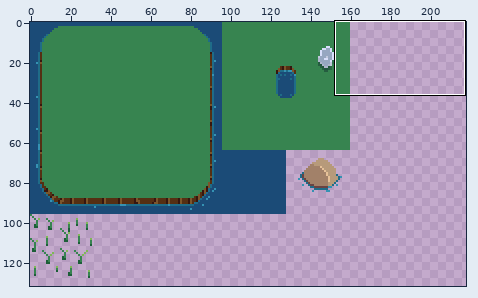
One commit to this pixel-art file: Learn Professional Pixel Art & Animation for Games/s6-38.aseprite. The first picture is a wide view before the edit; the outline marks the close-up.
Close-up. Before:
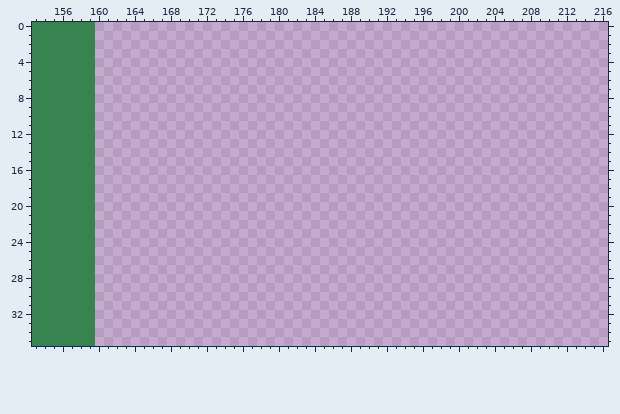
352x352 pixels, 1 frame. Shown: x 153..216, y 0..35. The wide view leaves out empty margins.
Now the later version:
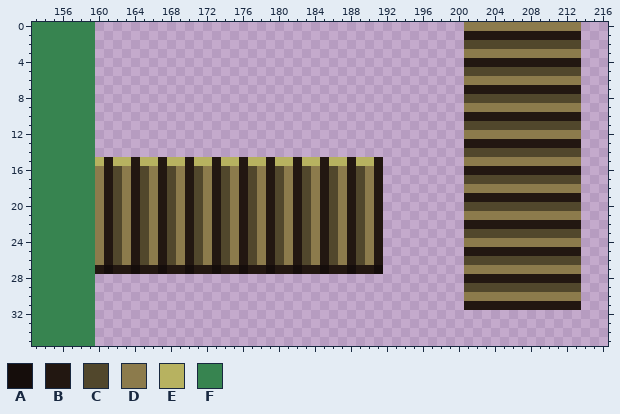
Palette (. is transparent): A #150d0b  B #221711  C #51472c  D #8c7b4c  E #b7b260  F #378450
Changes in this commit:
layer "Layer 9" added
layer "Layer 9 Copy" added
Layers "Layer 9 Copy", "Layer 9":
y 0: x 201..213 ............. -> DDDDDDDDDDDDD
y 1: x 201..213 ............. -> BBBBBBBBBBBBB
y 2: x 201..213 ............. -> CCCCCCCCCCCCC
y 3: x 201..213 ............. -> DDDDDDDDDDDDD
y 4: x 201..213 ............. -> BBBBBBBBBBBBB
y 5: x 201..213 ............. -> CCCCCCCCCCCCC
y 6: x 201..213 ............. -> DDDDDDDDDDDDD
y 7: x 201..213 ............. -> BBBBBBBBBBBBB
y 8: x 201..213 ............. -> CCCCCCCCCCCCC
y 9: x 201..213 ............. -> DDDDDDDDDDDDD
y 10: x 201..213 ............. -> BBBBBBBBBBBBB
y 11: x 201..213 ............. -> CCCCCCCCCCCCC
y 12: x 201..213 ............. -> DDDDDDDDDDDDD
y 13: x 201..213 ............. -> BBBBBBBBBBBBB
y 14: x 201..213 ............. -> CCCCCCCCCCCCC
y 15: x 160..191 ................................ -> EBEEBEEBEEBEEBEEBEEBEEBEEBEEBEEB; x 201..213 ............. -> DDDDDDDDDDDDD
y 16: x 160..191 ................................ -> DBCDBCDBCDBCDBCDBCDBCDBCDBCDBCDB; x 201..213 ............. -> BBBBBBBBBBBBB
y 17: x 160..191 ................................ -> DBCDBCDBCDBCDBCDBCDBCDBCDBCDBCDB; x 201..213 ............. -> CCCCCCCCCCCCC
y 18: x 160..191 ................................ -> DBCDBCDBCDBCDBCDBCDBCDBCDBCDBCDB; x 201..213 ............. -> DDDDDDDDDDDDD
y 19: x 160..191 ................................ -> DBCDBCDBCDBCDBCDBCDBCDBCDBCDBCDB; x 201..213 ............. -> BBBBBBBBBBBBB
y 20: x 160..191 ................................ -> DBCDBCDBCDBCDBCDBCDBCDBCDBCDBCDB; x 201..213 ............. -> CCCCCCCCCCCCC
y 21: x 160..191 ................................ -> DBCDBCDBCDBCDBCDBCDBCDBCDBCDBCDB; x 201..213 ............. -> DDDDDDDDDDDDD
y 22: x 160..191 ................................ -> DBCDBCDBCDBCDBCDBCDBCDBCDBCDBCDB; x 201..213 ............. -> BBBBBBBBBBBBB
y 23: x 160..191 ................................ -> DBCDBCDBCDBCDBCDBCDBCDBCDBCDBCDB; x 201..213 ............. -> CCCCCCCCCCCCC
y 24: x 160..191 ................................ -> DBCDBCDBCDBCDBCDBCDBCDBCDBCDBCDB; x 201..213 ............. -> DDDDDDDDDDDDD
y 25: x 160..191 ................................ -> DBCDBCDBCDBCDBCDBCDBCDBCDBCDBCDB; x 201..213 ............. -> BBBBBBBBBBBBB
y 26: x 160..191 ................................ -> DBCDBCDBCDBCDBCDBCDBCDBCDBCDBCDB; x 201..213 ............. -> CCCCCCCCCCCCC
y 27: x 160..191 ................................ -> BABBABBABBABBABBABBABBABBABBABBA; x 201..213 ............. -> DDDDDDDDDDDDD
y 28: x 201..213 ............. -> BBBBBBBBBBBBB
y 29: x 201..213 ............. -> CCCCCCCCCCCCC
y 30: x 201..213 ............. -> DDDDDDDDDDDDD
y 31: x 201..213 ............. -> BBBBBBBBBBBBB
Boxes around the changes in both close-ups, in picture pixels (x1, y1, x2, y2):
added: (464, 22, 581, 310)
added: (95, 157, 383, 274)
